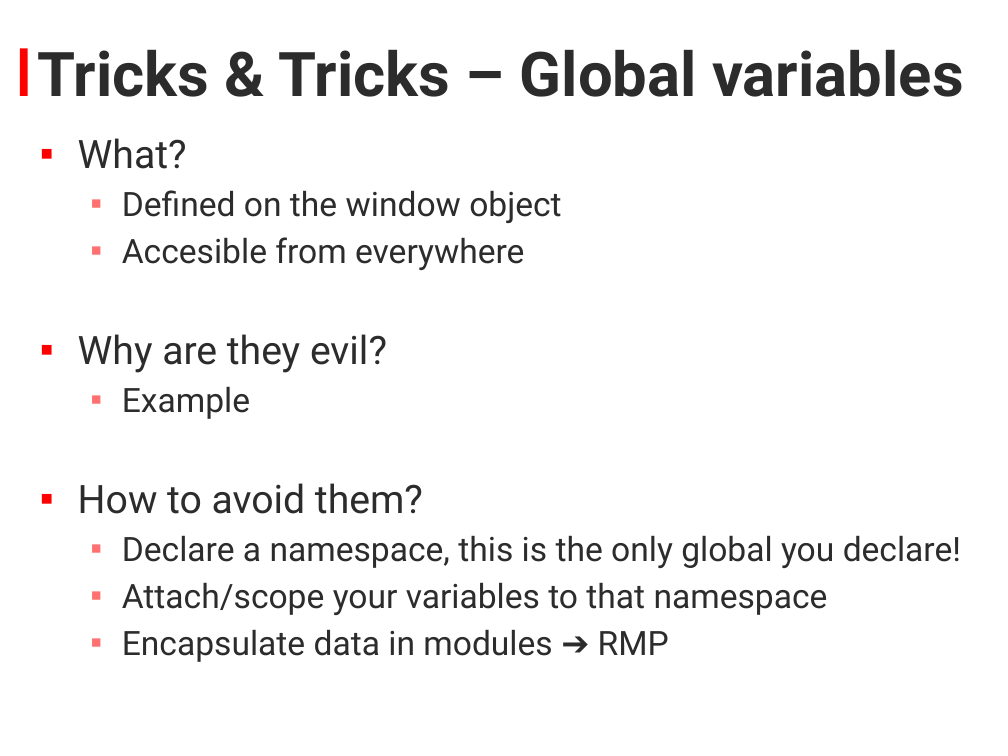
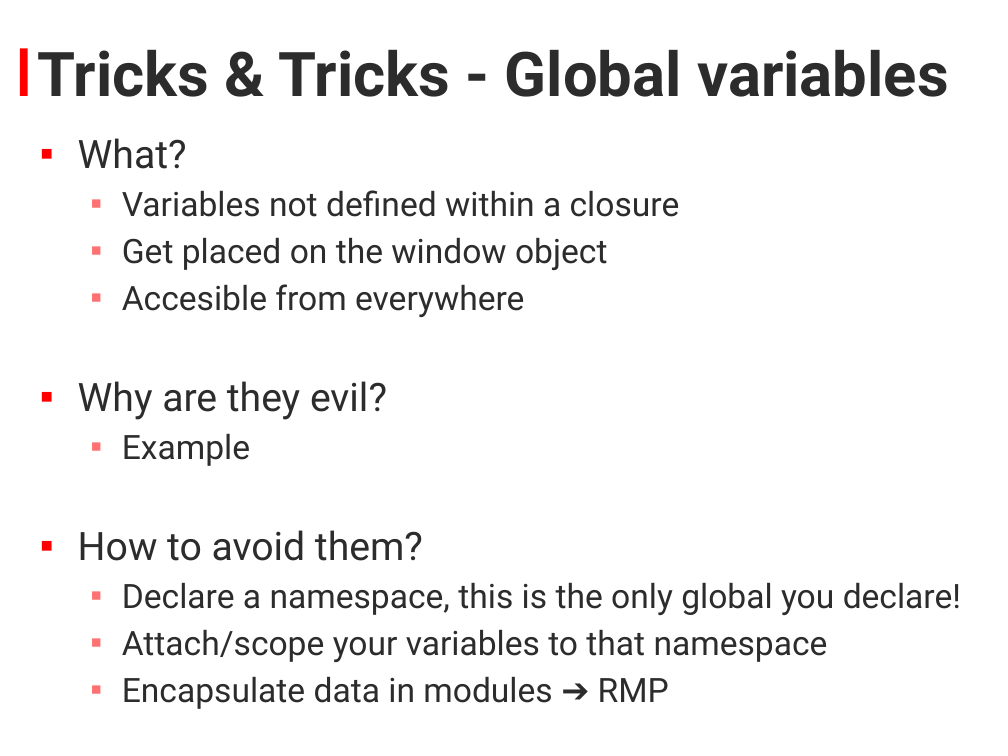
Before and after one commit to KyorCode/Bootcamp2013, a slide deck: slide 3 of Bootcamp_2013_Javascript.pptx. Drawn at 1008x756 pixels with LibreOffice and Linux fonts; fonts in the diff are those of the drawing; background and template pictures are left out. Boxes give left, top, right and bottom in pixels: in the first picture for what was removed or moved away, otherwise in the second. Text is boxed around its words. In the diff, an @@ line names an element or a change of style, - is before the commit and + after.

```diff
--- a/Bootcamp_2013_Javascript.pptx
+++ b/Bootcamp_2013_Javascript.pptx
@@ title at [38, 49, 948, 97]: text changed @@
-Tricks & Tricks – Global variables
+Tricks & Tricks - Global variables
@@ text at [122, 190, 680, 270]: text changed @@
-  ▪ Defined on the window object
+  ▪ Variables not defined within a closure
+  ▪ Get placed on the window object
```
Also in this commit, not shown: 3 other slides changed, 1 slide added, 3 other files.
